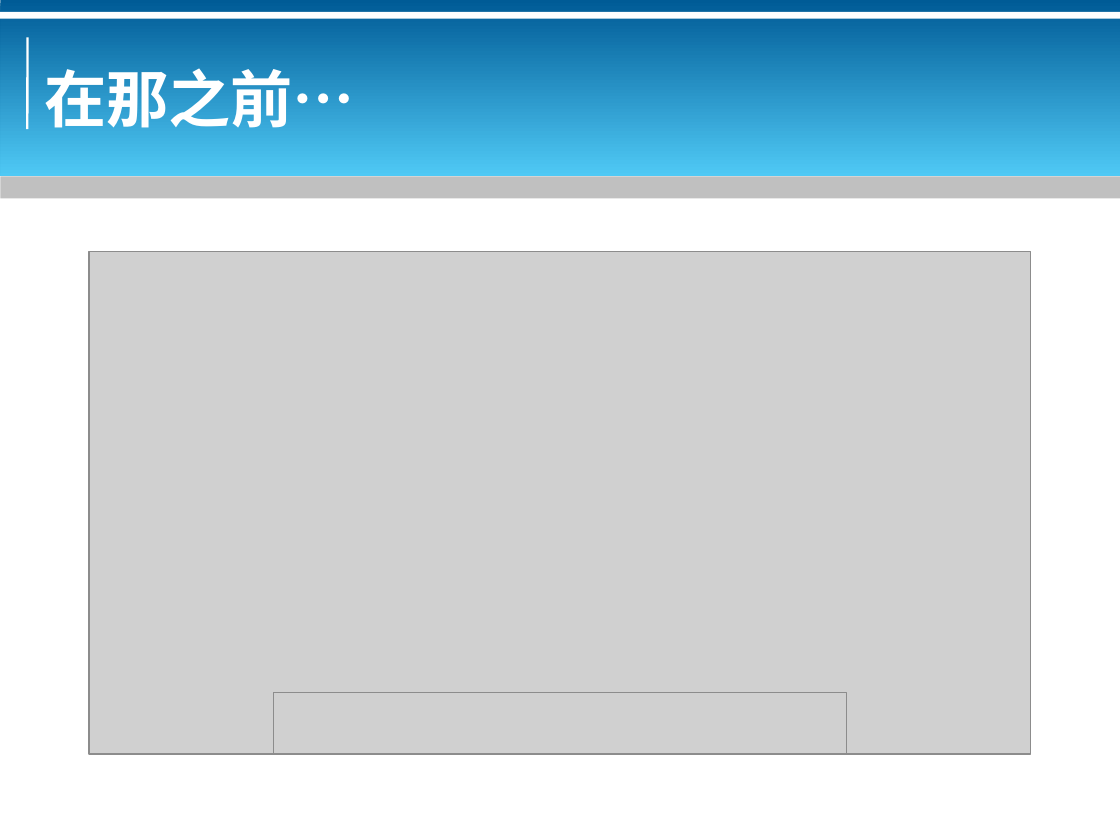
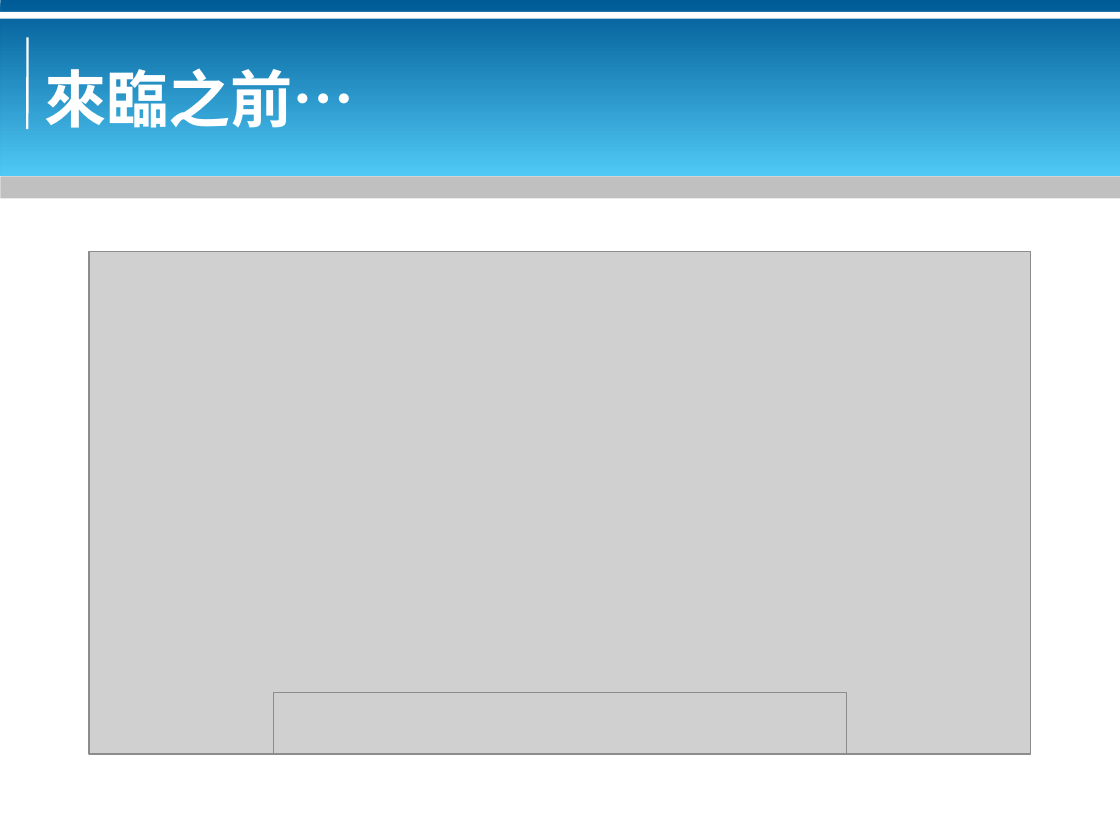
Before and after one commit to bluebat/.presentations, a slide deck: slide 3 of msgchi-l10n-tool.odp. Drawn at 1120x840 pixels with LibreOffice and Linux fonts; fonts in the diff are those of the drawing; grey boxes stand for pictures; background and template pictures are left out. Boxes give left, top, right and bottom in pixels: in the first picture for what was removed or moved away, otherwise in the second. Text is boxed around its words. In the diff, an @@ line names an element or a change of style, - is before the commit and + after.

```diff
--- a/msgchi-l10n-tool.odp
+++ b/msgchi-l10n-tool.odp
@@ title at (44, 69, 355, 128): text changed @@
-在那之前…
+來臨之前…
```
Also in this commit, not shown: 3 other slides changed, 1 other file.
